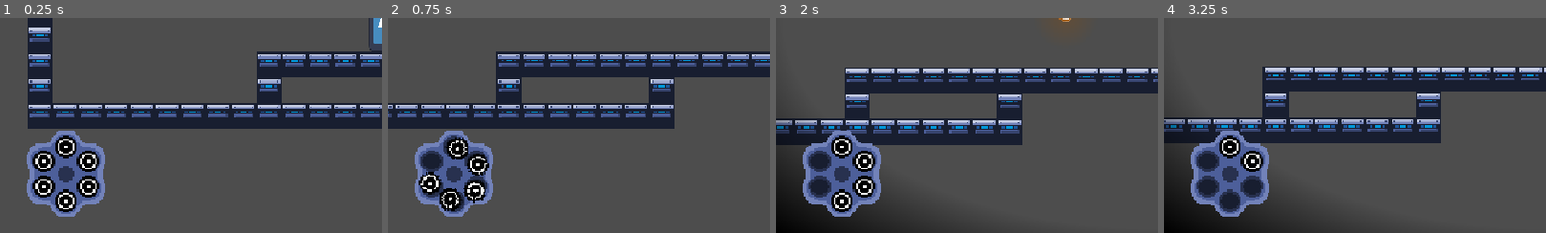
Above: before the commit, frames 1-4 (left to right).
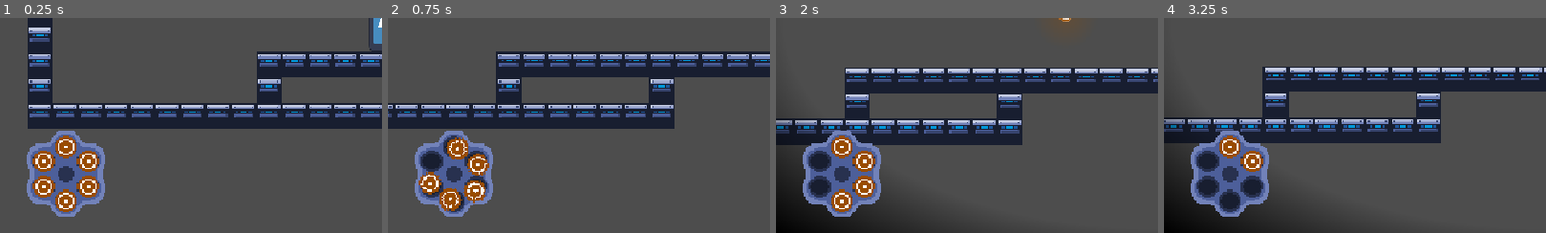
Above: after the commit, the same moments.

Repository: ygda-org/revolver
Game: Godot game, scene res://main/main.tscn
The game is run twice, just before and just after one commit, with the same random seed, the same clock (stepped at 60 frames per second) and the same inputs. The engine's default icon, where the game draws it, is replaced by a stand-in: a white triangle on a blue panel in a dark square.
Inputs (mouse positions are % of the whole screen's width and height, from its top left):
- Up to frame 1 (0.25 s): no input
- Up to frame 2 (0.75 s): tap Enter (ui_accept) at 0.5 s; move the mouse to (72, 45) at 0.52 s; hold D (right) from 0.53 s (still down); click (72, 45) at 0.6 s
- Up to frame 3 (2 s): keep holding D (right); tap Space (jump) at 0.77, 1.52 s; move the mouse to (30, 55) at 1.27 s; click (30, 55) at 1.35 s
- Up to frame 4 (3.25 s): move the mouse to (60, 28) at 2.02 s; release D (right) at 2.03 s; hold A (left) 2.03-2.78 s; click (60, 28) at 2.1 s; move the mouse to (45, 70) at 2.77 s; hold D (right) from 2.78 s (still down); click (45, 70) at 2.85 s; tap Space (jump) at 3.02 s
The pictures show only the part of the screen within x 0-50%, y 50-100%; the shares and areas given below are measured in that part.

The runs differ from the first frame. In frame 1, 2.1% of the frame differs, in the area x 8-26%, y 54-91%; in frame 2, 1.8%; in frame 3, 1.4%; in frame 4, 0.7%.

Commit message:
color added

Diff:
--- a/ui/bullet_ui.tscn
+++ b/ui/bullet_ui.tscn
@@ -61,36 +61,30 @@
 
 [node name="Bullet1" type="Sprite2D" parent="SubViewportContainer/SubViewport/Pivot" unique_id=2000432786]
 material = SubResource("ShaderMaterial_6nevi")
-use_parent_material = true
 position = Vector2(0, -17)
 texture = ExtResource("1_6nevi")
 
 [node name="Bullet2" type="Sprite2D" parent="SubViewportContainer/SubViewport/Pivot" unique_id=1561992544]
 material = SubResource("ShaderMaterial_6nevi")
-use_parent_material = true
 position = Vector2(14, -8)
 texture = ExtResource("1_6nevi")
 
 [node name="Bullet3" type="Sprite2D" parent="SubViewportContainer/SubViewport/Pivot" unique_id=109845135]
 material = SubResource("ShaderMaterial_6nevi")
-use_parent_material = true
 position = Vector2(14, 8)
 texture = ExtResource("1_6nevi")
 
 [node name="Bullet4" type="Sprite2D" parent="SubViewportContainer/SubViewport/Pivot" unique_id=1099403583]
 material = SubResource("ShaderMaterial_6nevi")
-use_parent_material = true
 position = Vector2(0, 17)
 texture = ExtResource("1_6nevi")
 
 [node name="Bullet5" type="Sprite2D" parent="SubViewportContainer/SubViewport/Pivot" unique_id=1262944111]
 material = SubResource("ShaderMaterial_6nevi")
-use_parent_material = true
 position = Vector2(-14, 8)
 texture = ExtResource("1_6nevi")
 
 [node name="Bullet6" type="Sprite2D" parent="SubViewportContainer/SubViewport/Pivot" unique_id=450291601]
 material = SubResource("ShaderMaterial_6nevi")
-use_parent_material = true
 position = Vector2(-14, -8)
 texture = ExtResource("1_6nevi")
